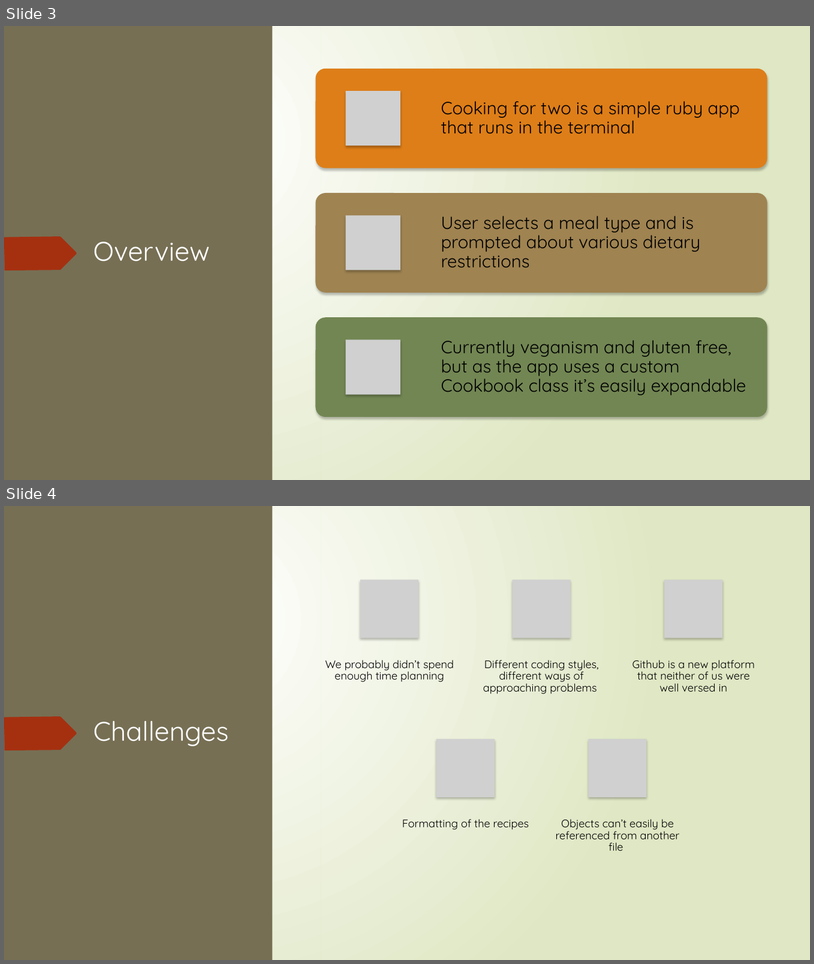
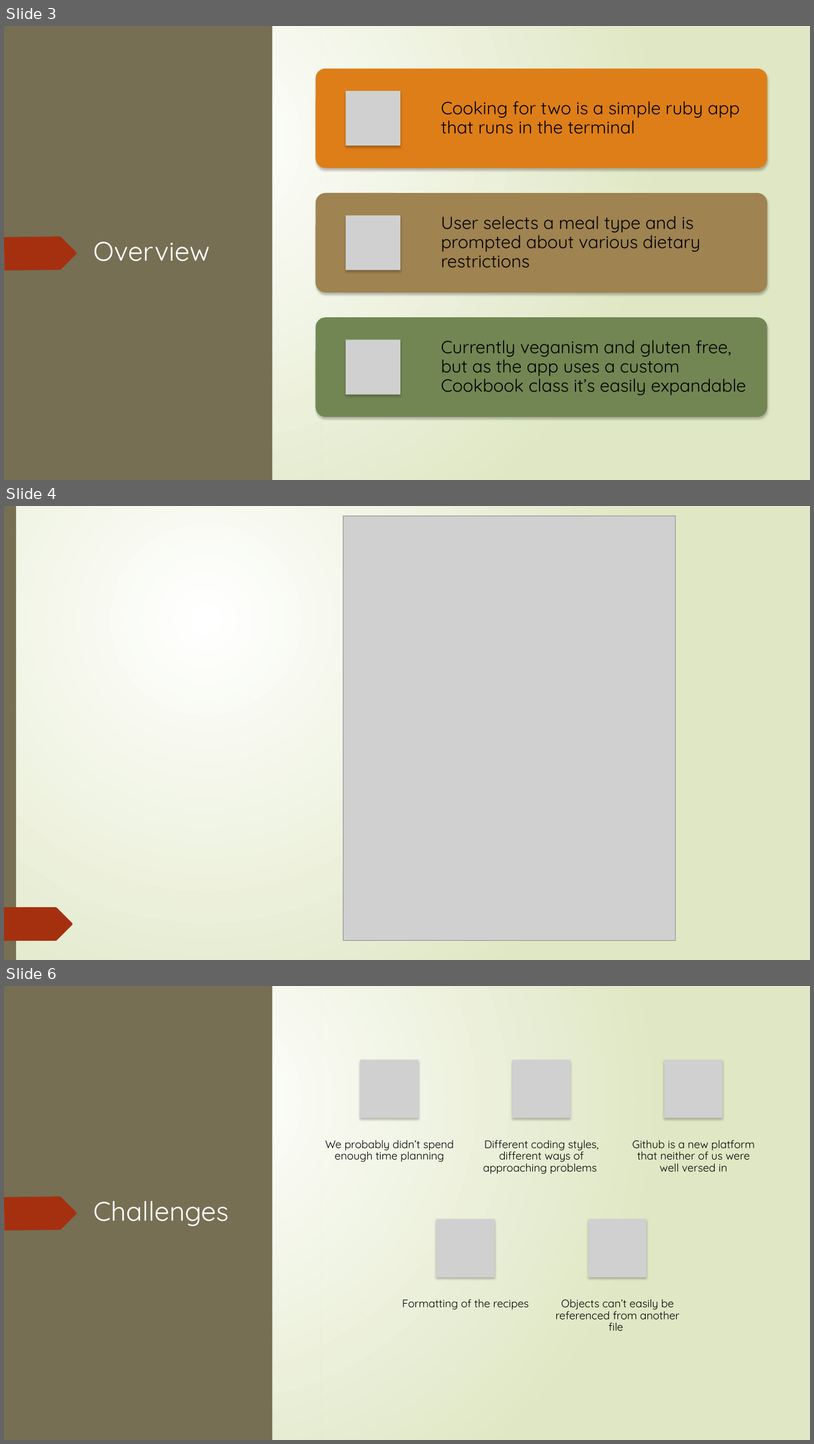
Before and after one commit to friari/cooking_for_two, a slide deck: ppt/cooking_for_two_presentation.pptx. Shown one above the other, each under a label of ours: slides 3 and 4 before the commit, slides 3, 4 and 6 after it; the slides between them are not shown. The pictures are 814x964 and 814x1444 pixels, drawn with LibreOffice and Linux fonts; fonts in the diff are those of the drawing; grey boxes stand for pictures. Boxes give left, top, right and bottom in pixels: in the first picture for what was removed or moved away, otherwise in the second. Text is boxed around its words. In the diff, an @@ line names an element or a change of style, - is before the commit and + after.

```diff
--- a/ppt/cooking_for_two_presentation.pptx
+++ b/ppt/cooking_for_two_presentation.pptx
@@ slide 4 added at bbox=[4, 506, 810, 960], background gradient #FFFFFF to #DFE8C4; not listed: 11 template elements that a slide beside it also shows @@
@@ rectangle added at bbox=[4, 506, 810, 960], fill gradient #FFFFFF to #DFE8C4 @@
@@ rectangle added at bbox=[4, 506, 16, 960], fill #766F54 @@
@@ picture added at bbox=[344, 516, 675, 940] @@
@@ group added at bbox=[11, 598, 193, 938]: 5 freeform shapes @@
@@ group added at bbox=[35, 591, 161, 943]: 7 freeform shapes @@
@@ freeform shape added at bbox=[4, 907, 73, 940], fill #A53010 @@
@@ what was slide 4 is now slide 6 @@
```
Also in this commit, not shown: 1 other slide added, 2 other files.
